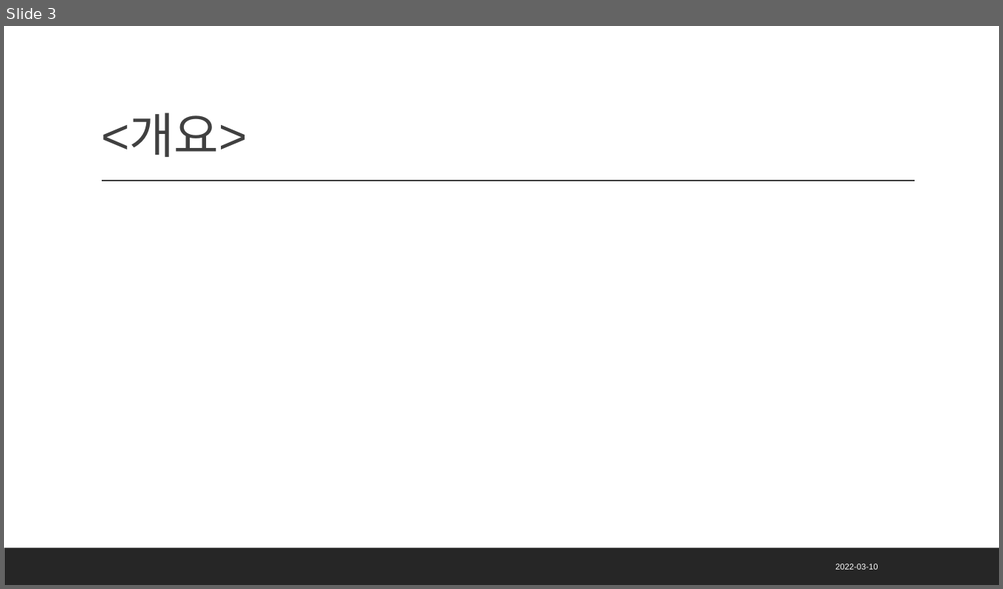
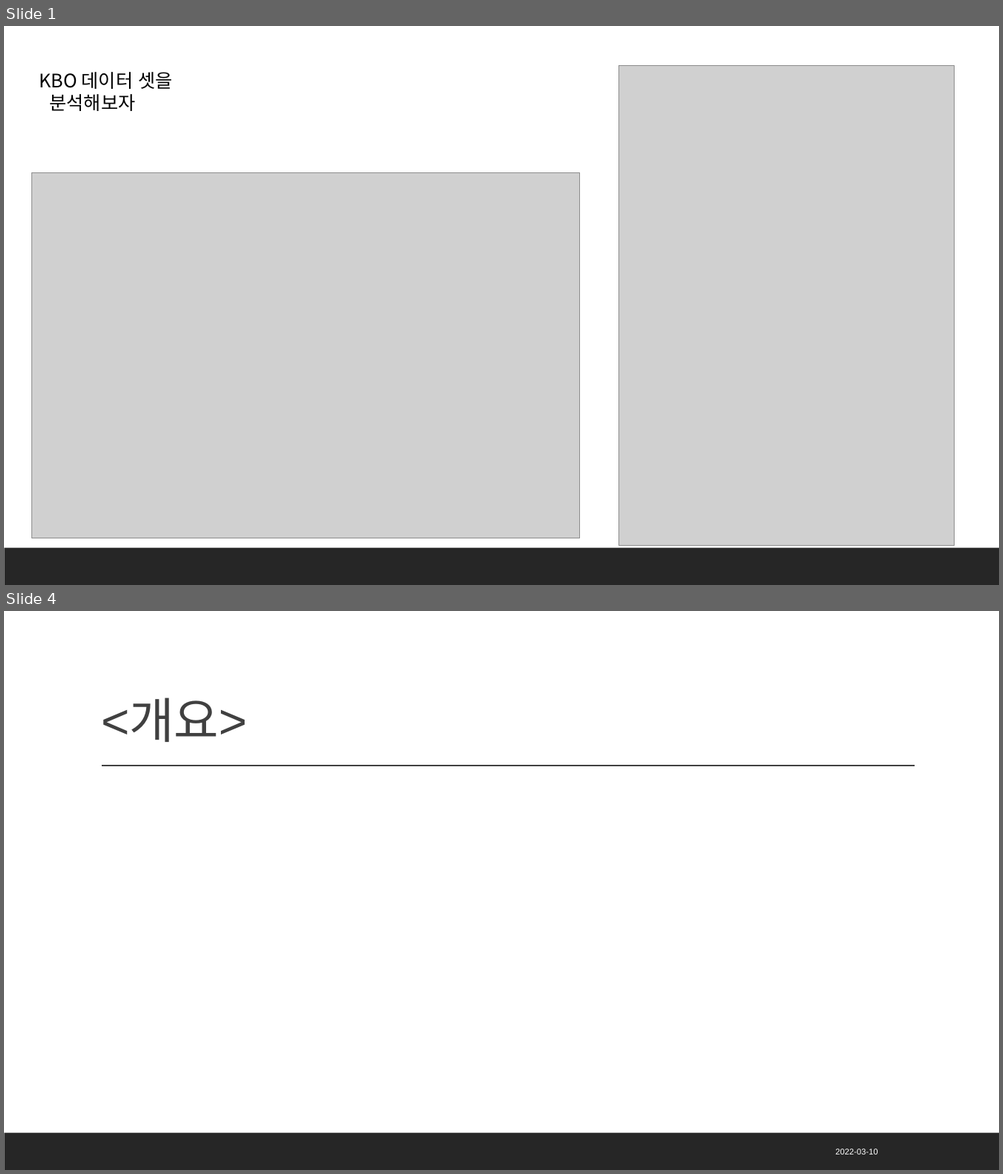
Before and after one commit to kkalkkkal/Datathon_KBO, a slide deck: 데이터톤 발표용(미완).pptx. Shown one above the other, each under a label of ours: slide 3 before the commit, slides 1 and 4 after it; the slides between them are not shown. The pictures are 1003x589 and 1003x1174 pixels, drawn with LibreOffice and Linux fonts; fonts in the diff are those of the drawing; grey boxes stand for pictures. Boxes give left, top, right and bottom in pixels: in the first picture for what was removed or moved away, otherwise in the second. Text is boxed around its words. In the diff, an @@ line names an element or a change of style, - is before the commit and + after.

```diff
--- a/데이터톤 발표용(미완).pptx
+++ b/데이터톤 발표용(미완).pptx
@@ slide 1 added at [4,26,999,585], background #FFFFFF; not listed: 1 template element that a slide beside it also shows @@
@@ picture added at [619,65,954,546] @@
@@ text added at [40,72,172,111], 18 pt, text #000000 @@
+KBO 데이터 셋을
+분석해보자
@@ picture added at [31,173,580,539] @@
@@ what was slide 3 is now slide 4 @@
```
Also in this commit, not shown: 1 slide changed, 1 other slide added, 1 slide removed.
